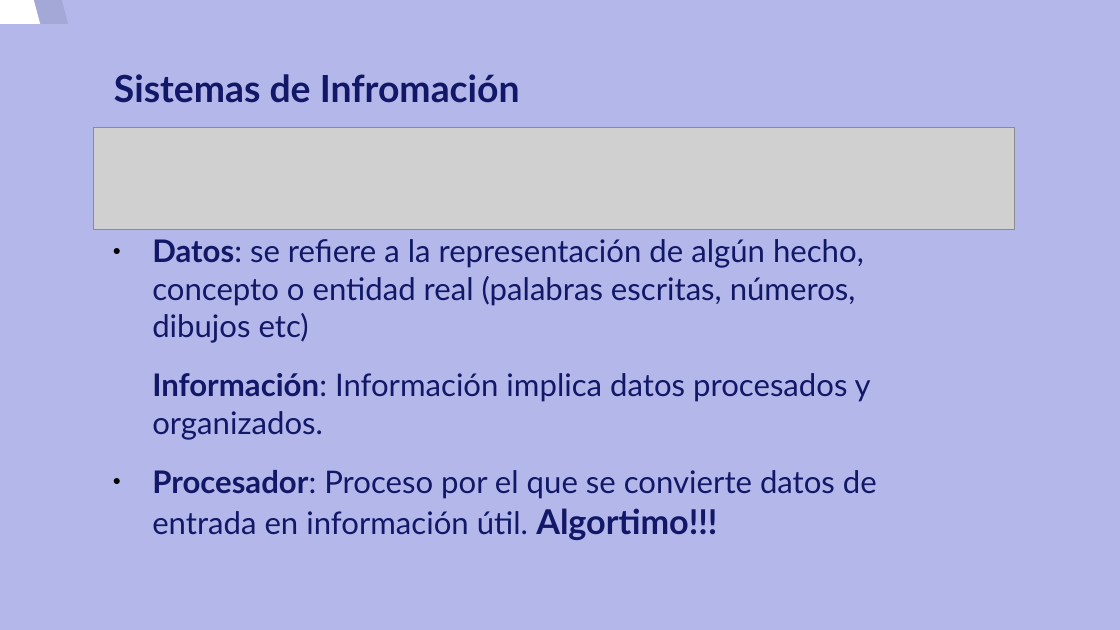
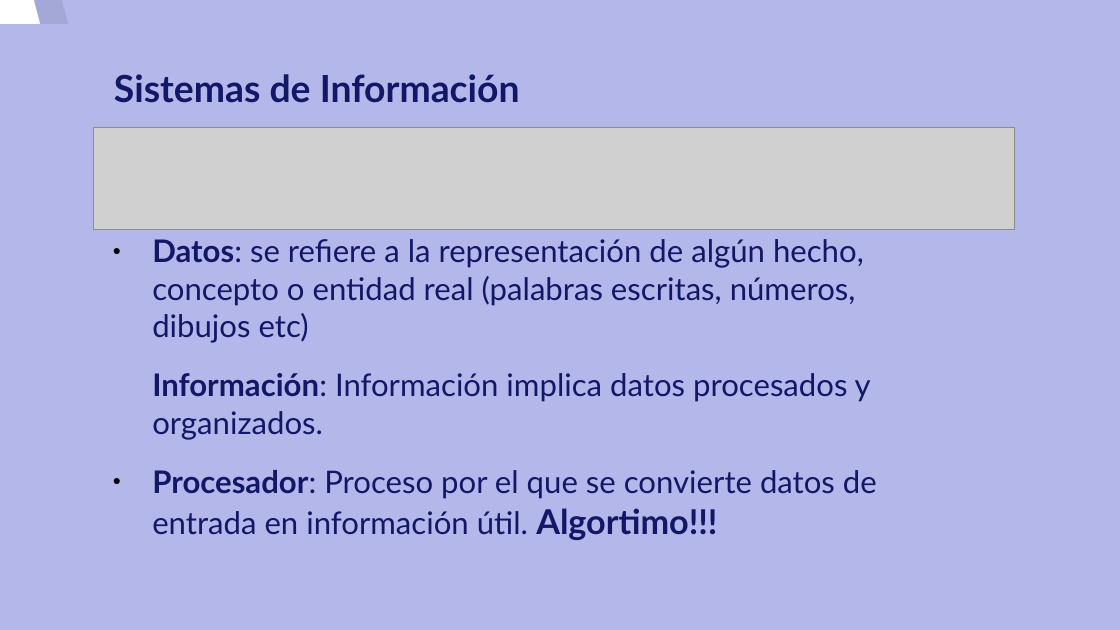
Before and after one commit to josedom24/curso_programacion, a slide deck: slide 6 of curso/u1/u1.odp. Drawn at 1120x630 pixels with LibreOffice and Linux fonts; fonts in the diff are those of the drawing; grey boxes stand for pictures. Boxes give left, top, right and bottom in pixels: in the first picture for what was removed or moved away, otherwise in the second. Text is boxed around its words. In the diff, an @@ line names an element or a change of style, - is before the commit and + after.

```diff
--- a/curso/u1/u1.odp
+++ b/curso/u1/u1.odp
@@ title at box(114, 74, 520, 103): text changed @@
-Sistemas de Infromación
+Sistemas de Información
```
Also in this commit, not shown: 1 other file.
